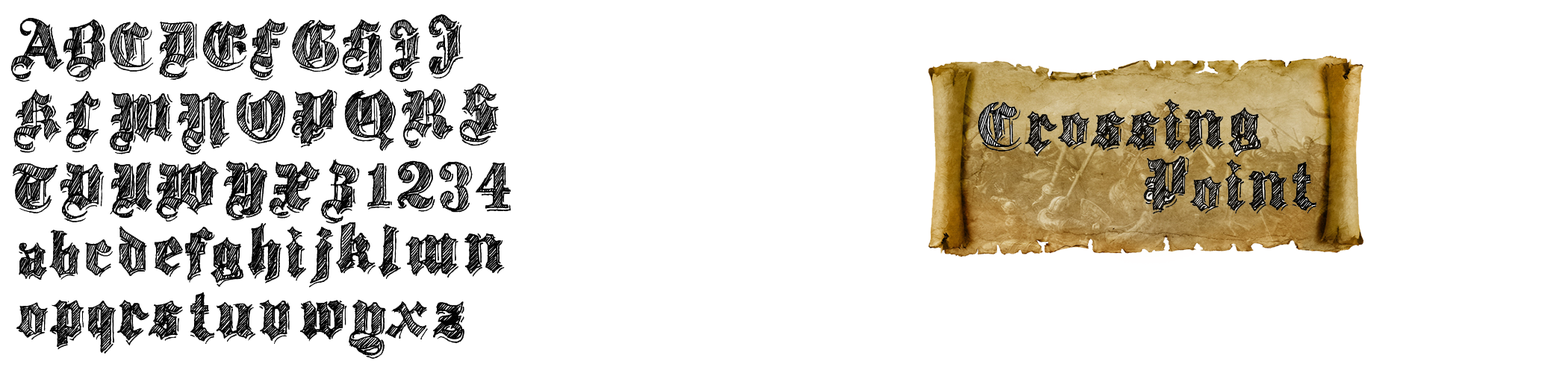
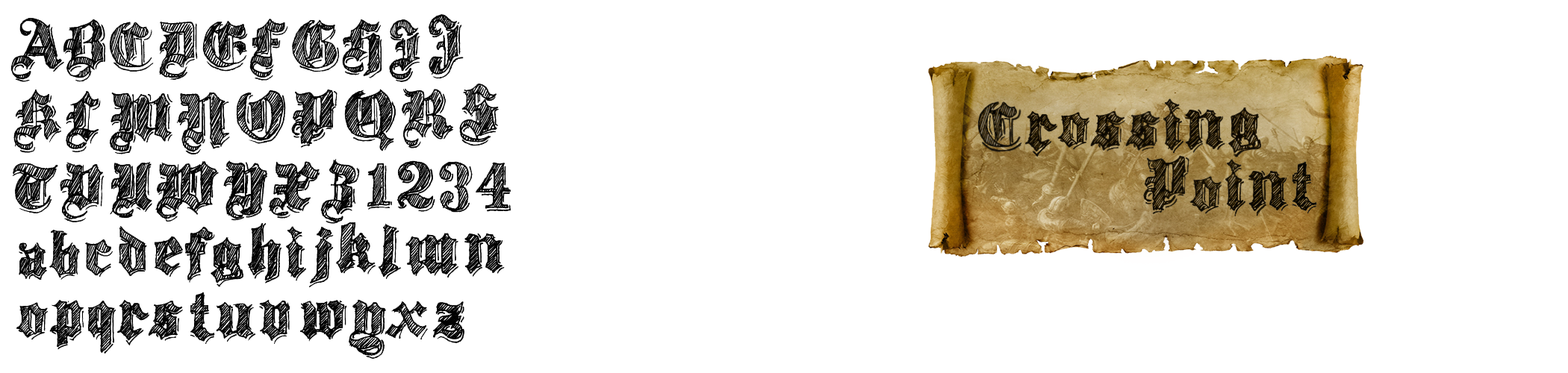
Comparing the layer stacks of the two 1568px x 373px images. Changes:
painted on "Слой 1" over [952, 73, 1320, 250]
removed layer "Слой 3" over [1090, 111, 1126, 152]
removed layer "Слой 2" over [1125, 111, 1161, 152]
removed layer "Слой 4" over [1025, 111, 1058, 158]
removed layer "Слой 5 копия" over [1189, 176, 1223, 215]
removed layer "Слой 5" over [1057, 112, 1091, 151]
removed layer "Слой 6 копия" over [1225, 159, 1246, 215]
removed layer "Слой 6" over [1163, 98, 1184, 154]
removed layer "Слой 7 копия" over [1248, 170, 1289, 215]
removed layer "Слой 7" over [1184, 109, 1226, 154]
removed layer "Слой 8" over [1228, 107, 1262, 158]
removed layer "Слой 9" over [1143, 155, 1190, 215]
removed layer "Слой 10" over [1291, 161, 1318, 215]
